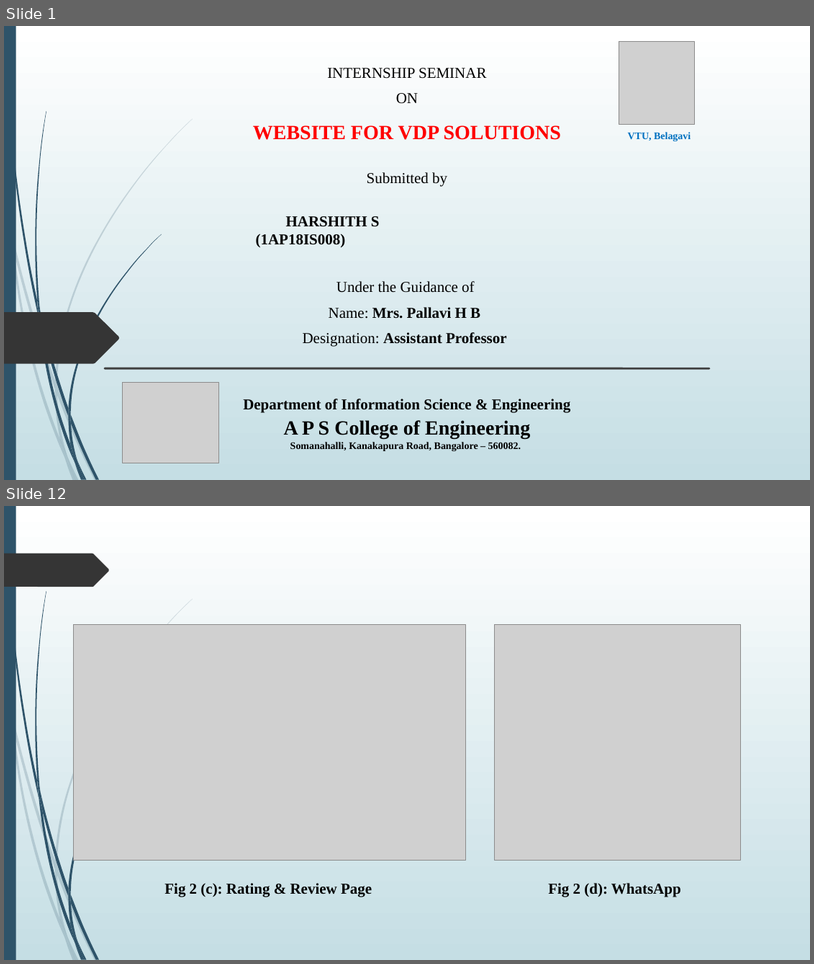
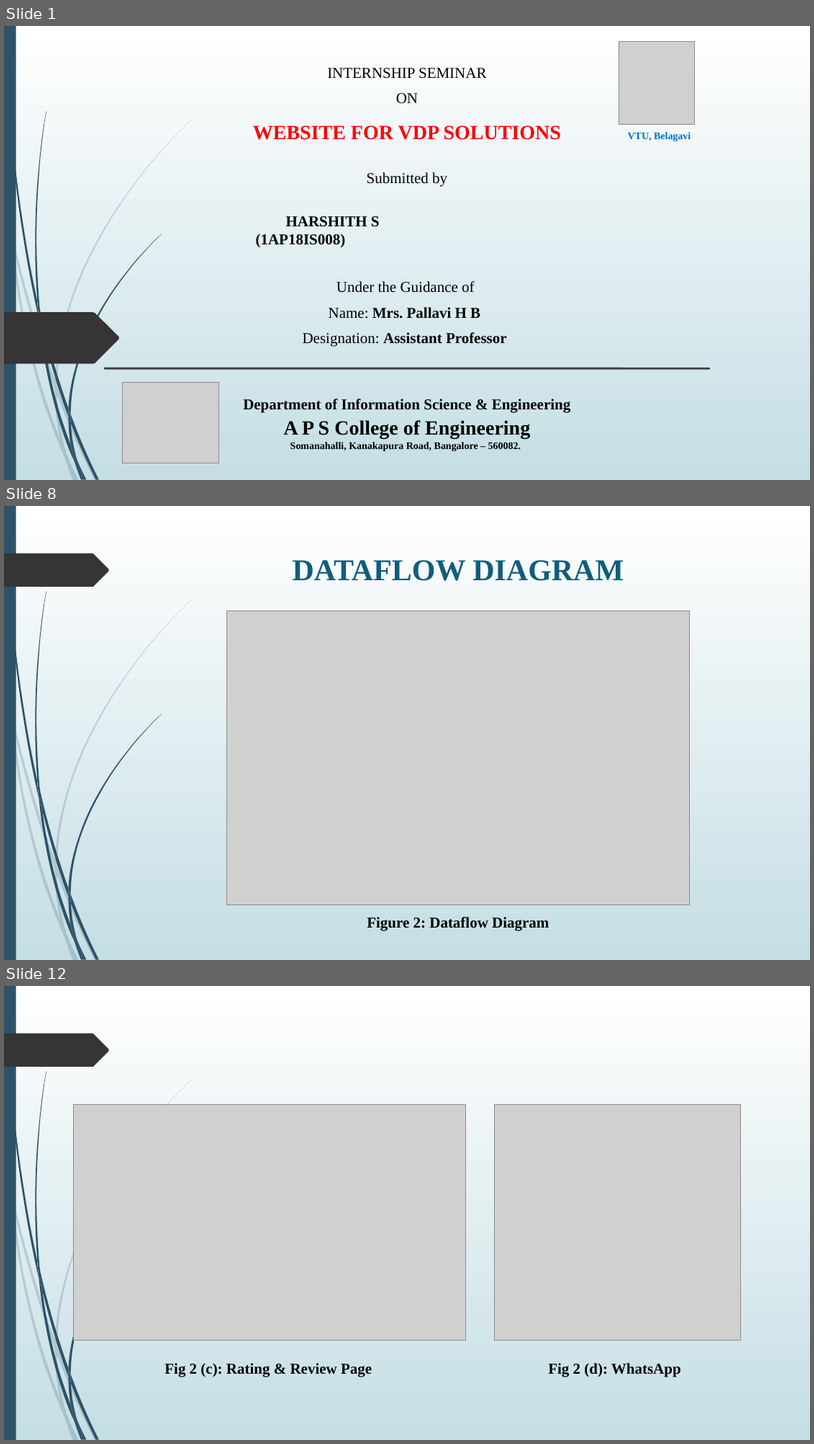
Before and after one commit to Harshith5S/VDP_Solutions, a slide deck: presentation.pptx. Shown one above the other, each under a label of ours: slides 1 and 12 before the commit, slides 1, 8 and 12 after it; the slides between them are not shown. The pictures are 814x964 and 814x1444 pixels, drawn with LibreOffice and Linux fonts; fonts in the diff are those of the drawing; grey boxes stand for pictures. Boxes give left, top, right and bottom in pixels: in the first picture for what was removed or moved away, otherwise in the second. Text is boxed around its words. In the diff, an @@ line names an element or a change of style, - is before the commit and + after.

```diff
--- a/presentation.pptx
+++ b/presentation.pptx
@@ slide 8 added at [4, 506, 810, 960], background gradient #FFFFFF to #C5DEE5; not listed: 24 template elements that a slide beside it also shows @@
@@ title added at [293, 560, 624, 581], 36 pt, text #0F5E7C, bold @@
+DATAFLOW DIAGRAM
@@ picture added at [226, 610, 690, 905] @@
@@ text added at [367, 916, 549, 930], 18 pt, text #000000, bold @@
+Figure 2: Dataflow Diagram
```
Also in this commit, not shown: 9 slides changed, 1 other slide added, 1 slide removed, 1 other file.
